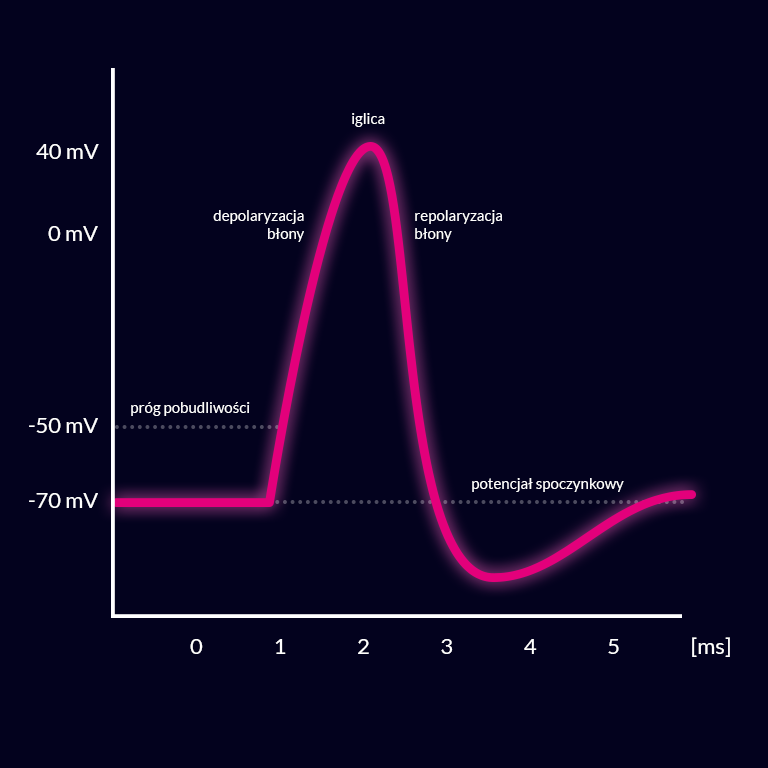
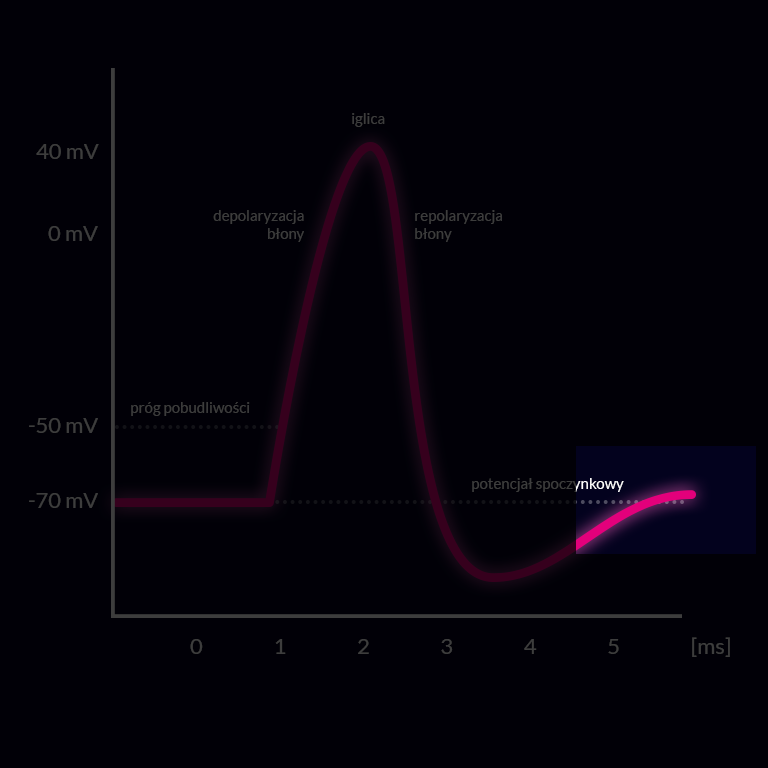
Two versions of the same layered image (768 × 768). Layer-by-layer changes:
showed "Layer 2", painted on it over [0, 0, 768, 768]
